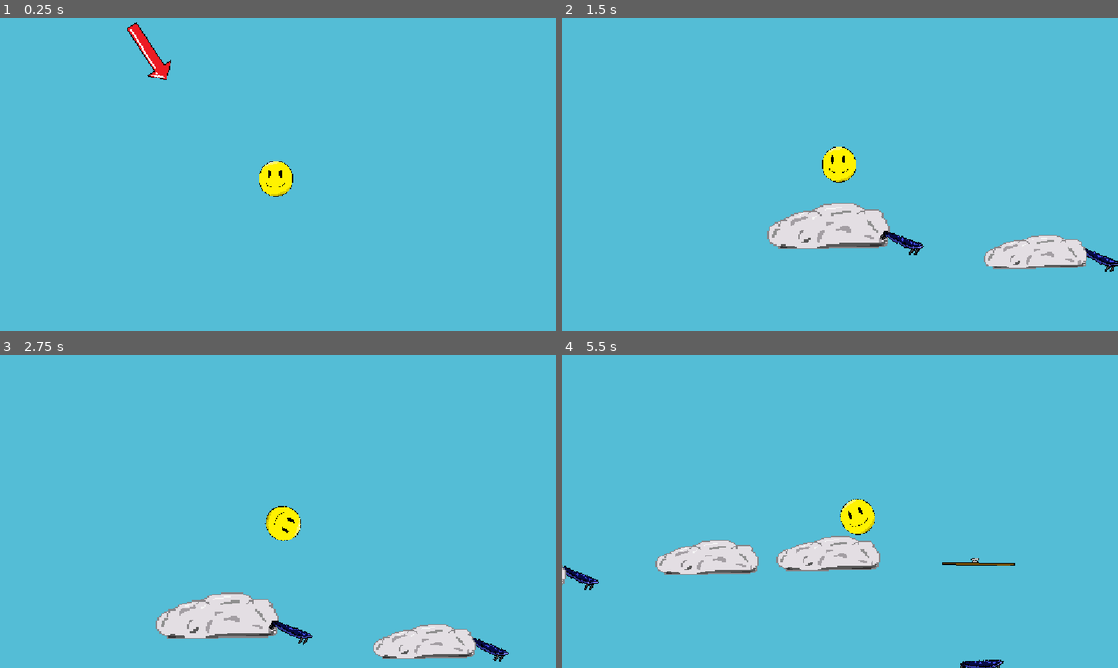
Above: before the commit, frames 1-4 (two rows, left to right).
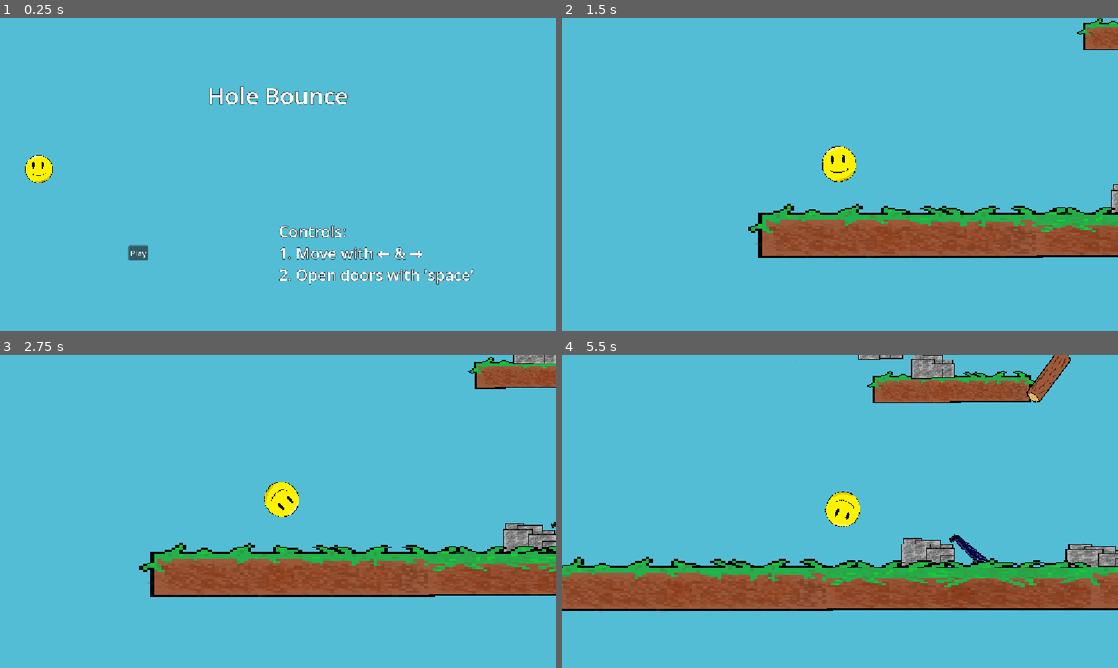
Above: after the commit, the same moments.

Repository: cyan-teal/hole-bounce
Game: Godot game, scene res://scenes/main.tscn
Two runs of this game, one before a commit and one after it. Both use one fixed random seed, a clock stepped at 60 frames per second and the inputs below. Before the commit the project starts from res://scenes/level_3.tscn. The engine's default icon, where the game draws it, is replaced by a stand-in: a white triangle on a blue panel in a dark square.
Inputs (mouse positions are in pixels of both pictures, inside the frame that each line leads up to):
- Up to frame 1 (0.25 s): no input
- Up to frame 2 (1.5 s): click (701, 252) at 0.5 s, where only the run after the commit has a clickable "Play"; move the mouse to (962, 158) at 1.27 s; hold Right (go_right) from 1.28 s (still down); hold Space (pass) from 1.28 s (still down)
- Up to frame 3 (2.75 s): move the mouse to (166, 527) at 2.02 s; release Right (go_right) at 2.03 s; release Space (pass) at 2.03 s; hold Left (go_left) from 2.03 s (still down); tap Space (pass) at 2.1 s
- Up to frame 4 (5.5 s): move the mouse to (895, 442) at 2.77 s; release Left (go_left) at 2.78 s; hold Space (pass) 2.78-3.53 s; hold Right (go_right) 2.78-4.28 s; move the mouse to (812, 574) at 3.52 s; tap Space (pass) at 3.6, 5.1 s; move the mouse to (1006, 558) at 4.27 s; hold Space (pass) 4.28-5.03 s; hold Left (go_left) from 4.28 s (still down); move the mouse to (673, 464) at 5.02 s

The runs differ from the first frame. In frame 1, 3.6% of the frame differs, in the area x 4-86%, y 1-86%; in frame 2, 12%; in frame 3, 19%; in frame 4, 23%, in the area x 0-100%, y 0-100%.

Commit message:
sklsue

Diff:
--- a/hole-bounce/project.godot
+++ b/hole-bounce/project.godot
@@ -11,7 +11,7 @@
 [application]
 
 config/name="Hole Bounce"
-run/main_scene="uid://c5ho4ahw1mb23"
+run/main_scene="uid://uq30xaib5jjf"
 config/features=PackedStringArray("4.7", "GL Compatibility")
 config/icon="uid://cpsm7tj76dhok"
 <<<<<<<HEADrun/main_scene="uid://cvompijt5hlt0"
--- a/hole-bounce/scenes/level_2.tscn
+++ b/hole-bounce/scenes/level_2.tscn
@@ -16,7 +16,7 @@
 [node name="Level3" type="Node2D" unique_id=2075713534]
 
 [node name="Player" parent="." unique_id=244388843 instance=ExtResource("1_eqxsl")]
-position = Vector2(3242, -1412)
+position = Vector2(-32, 838)
 physics_material_override = null
 
 [node name="Camera2D" type="Camera2D" parent="Player" unique_id=1067887717]
@@ -90,7 +90,7 @@
 script = ExtResource("3_b4j7a")
 
 [node name="StaticBody2D" type="StaticBody2D" parent="." unique_id=718391233]
-position = Vector2(3242, -1412)
+position = Vector2(-32, 838)
 
 [node name="build" parent="." unique_id=865045458 instance=ExtResource("3_pbc48")]
 position = Vector2(366, 2733)
--- a/hole-bounce/scenes/level_3.tscn
+++ b/hole-bounce/scenes/level_3.tscn
@@ -10,8 +10,7 @@
 [ext_resource type="Script" uid="uid://dwjbd5k3dtfp7" path="res://scenes/hole_test.gd" id="7_wae8j"]
 [ext_resource type="PackedScene" uid="uid://b53n0e6biq4jo" path="res://arrow.tscn" id="8_wae8j"]
 [ext_resource type="PackedScene" uid="uid://nk4lt8sdm5hk" path="res://barrier.tscn" id="9_ha73p"]
-[ext_resource type="PackedScene" uid="uid://r76mnntewch8" path="res://scenes/end_screen.tscn" id="11_ax3dk"]
-[ext_resource type="Texture2D" uid="uid://daoper5xlra7l" path="res://pixil-frame-0 (17).png" id="12_q2dsb"]
+[ext_resource type="PackedScene" uid="uid://xby4bi2u02qh" path="res://true_end.tscn" id="11_56dhn"]
 
 [node name="Level2" type="Node2D" unique_id=2075713534]
 
@@ -147,14 +146,6 @@
 position = Vector2(7147, -789)
 scale = Vector2(4.8723564, 14.193529)
 
-[node name="EndScreen" parent="." unique_id=484377148 instance=ExtResource("11_ax3dk")]
-anchors_preset = 0
-anchor_right = 0.0
-anchor_bottom = 0.0
-offset_left = 5627.0
-offset_top = -1755.0
-offset_right = 6023.0
-offset_bottom = -1469.0
-grow_horizontal = 1
-grow_vertical = 1
-texture = ExtResource("12_q2dsb")
+[node name="TRUE END" parent="." unique_id=1912925523 instance=ExtResource("11_56dhn")]
+position = Vector2(5830, -1638)
+scale = Vector2(4.1149983, 3.615001)
